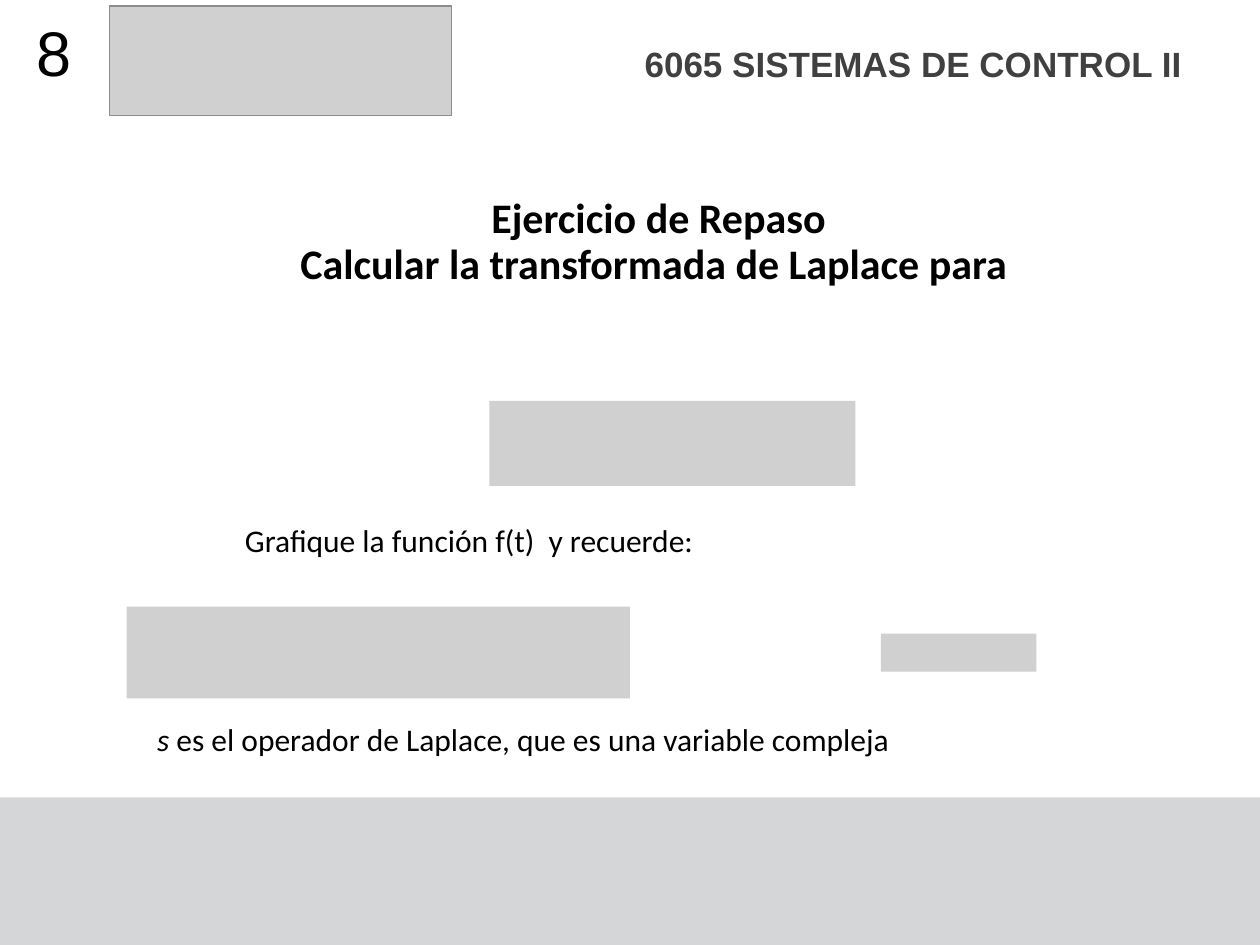
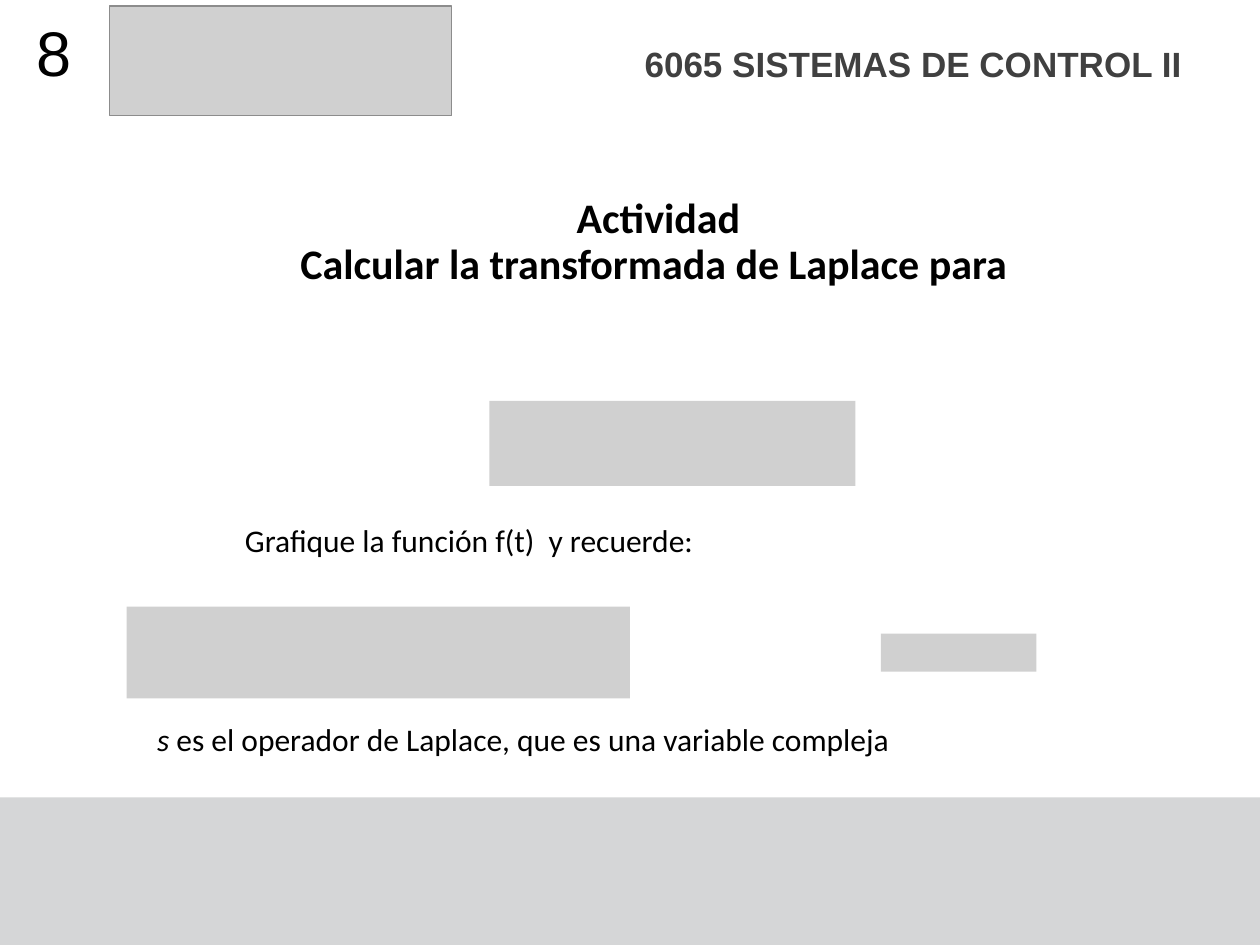
Before and after one commit to F4bian1012/Sistemas-de-Control-II---Ingenier-a-Mecatr-nica, a slide deck: slide 8 of Sesión_2/Transformada Z.pptx. Drawn at 1260x945 pixels with LibreOffice and Linux fonts; fonts in the diff are those of the drawing; grey boxes stand for pictures. Boxes give left, top, right and bottom in pixels: in the first picture for what was removed or moved away, otherwise in the second. Text is boxed around its words. In the diff, an @@ line names an element or a change of style, - is before the commit and + after.

```diff
--- a/Sesión_2/Transformada Z.pptx
+++ b/Sesión_2/Transformada Z.pptx
@@ title at [300, 203, 1007, 286]: text changed @@
-Ejercicio de Repaso
-Calcular la transformada de Laplace para
+Actividad
+Calcular la transformada de Laplace para
```
Also in this commit, not shown: 1 other slide changed, 6 other files.
